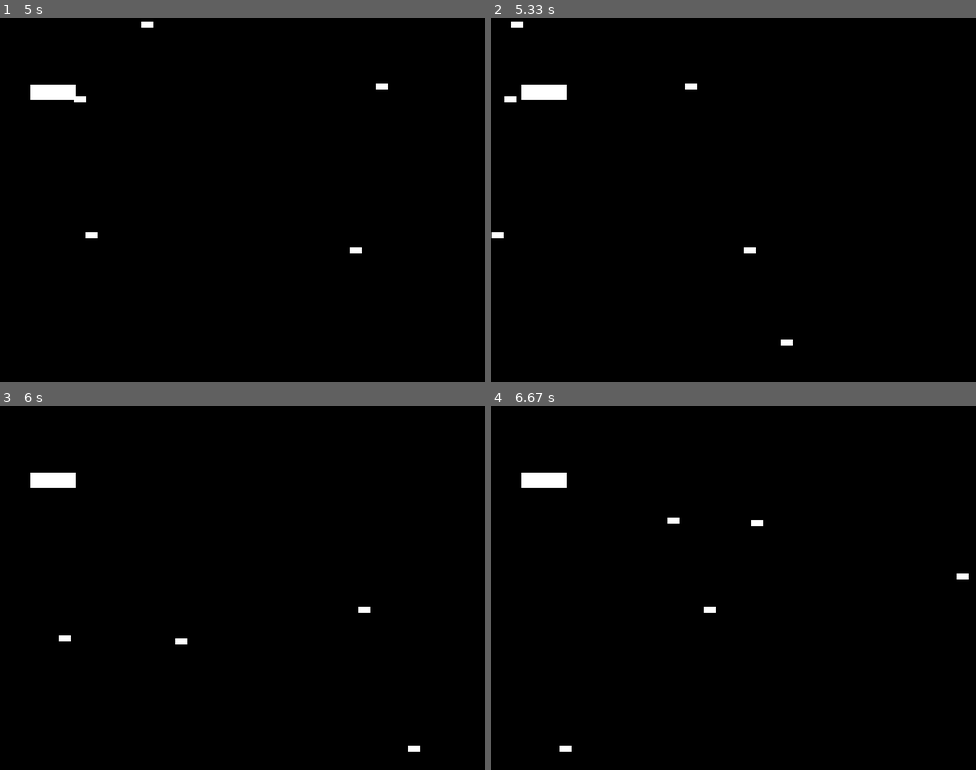
Above: before the commit, frames 1-4 (two rows, left to right).
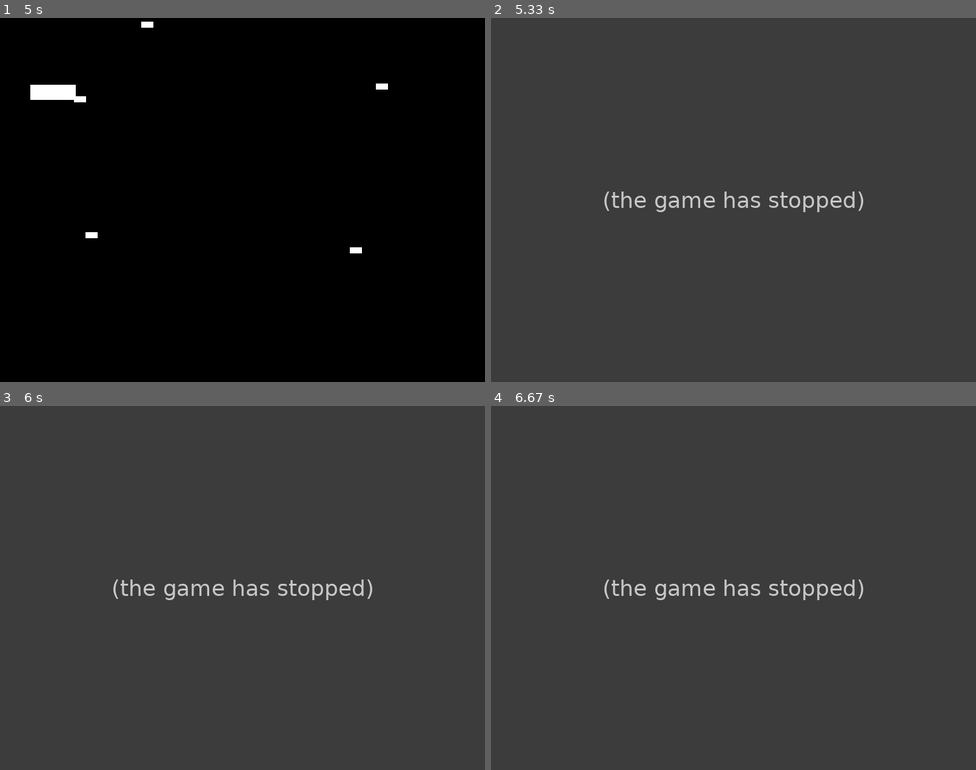
Above: after the commit, the same moments.

Repository: caiquecp/pygame-test-drive
Game: pygame game, started from game/__main__.py
Same seed, same stepped clock (60 frames per second), same inputs: the game is played once before the commit and once after it.
Inputs:
- Up to frame 1 (5 s): hold Right 0.33-0.8 s; hold Up 0.83-1.13 s; hold Right 1.17-1.63 s; hold Left 1.67-2.2 s; hold Down 2.23-2.53 s; hold Left 2.57-2.97 s; hold Up 3-3.37 s; hold Right 3.4-4.03 s; hold Down 4.07-4.43 s; hold Left 4.47-4.93 s
- Up to frame 2 (5.33 s): no input
- Up to frame 3 (6 s): no input
- Up to frame 4 (6.67 s): no input

Frame 1 is identical in both runs. In frame 2, 100% of the frame differs, in the area x 0-100%, y 0-100%; in frame 3, 100%; in frame 4, 100%.
After the commit the program exited at 5 s; later frames show no game.

Commit message:
feat: add collision detection

Diff:
--- a/game/play.py
+++ b/game/play.py
@@ -65,6 +65,12 @@
         for entity in all_sprites:
             screen.blit(entity.surf, entity.rect)
 
+        # Check if any enemies have collided with the player
+        if pygame.sprite.spritecollideany(player, enemies):
+            # If so, then remove the player and stop the loop
+            player.kill()
+            running = False
+
         # Flip the display
         pygame.display.flip()
 
